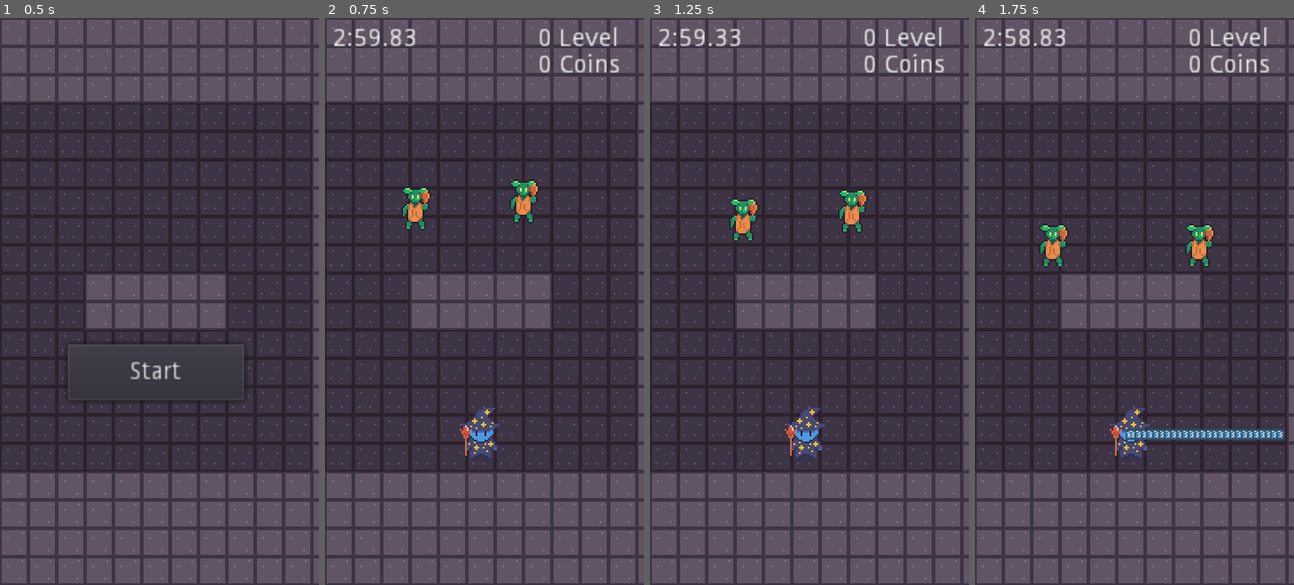
Above: before the commit, frames 1-4 (left to right).
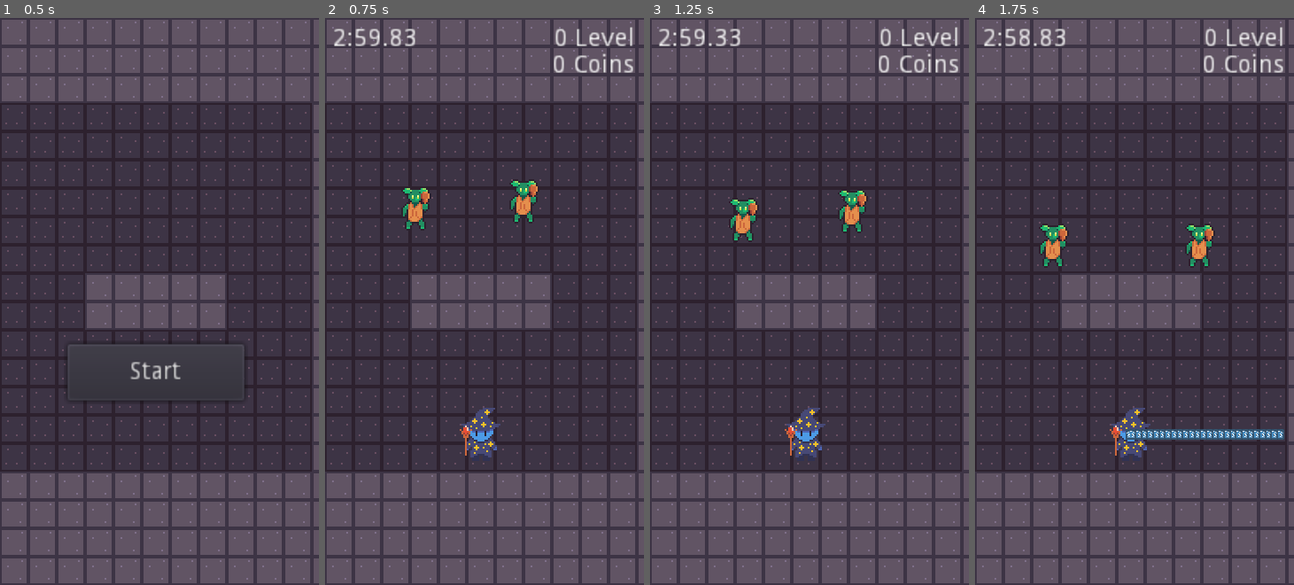
Above: after the commit, the same moments.

Repository: htxdfh/InfGamingSpil
Game: Godot game, scene res://Opening Interface.tscn
Same seed, same stepped clock (60 frames per second), same inputs: the game is played once before the commit and once after it.
Inputs:
- Up to frame 1 (0.5 s): no input
- Up to frame 2 (0.75 s): click "Start" at 0.5 s
- Up to frame 3 (1.25 s): no input
- Up to frame 4 (1.75 s): hold Right (shoot_right) from 1.28 s (still down)

Frame 1 is identical in both runs. In frame 2, 0.9% of the frame differs, in the area x 67-97%, y 1-10%; in frame 3, 0.9%; in frame 4, 0.9%.

Commit message:
level/coin text fix

Diff:
--- a/Coin/Coins Text.tscn
+++ b/Coin/Coins Text.tscn
@@ -3,10 +3,11 @@
 [ext_resource path="res://World/CoinsLabel.gd" type="Script" id=1]
 
 [node name="Coins Text" type="Label"]
-margin_left = 120.0
+margin_left = 115.0
 margin_top = 20.0
-margin_right = 180.0
+margin_right = 175.0
 margin_bottom = 34.0
+align = 2
 script = ExtResource( 1 )
 __meta__ = {
 "_edit_use_anchors_": false
--- a/World/Level Text.tscn
+++ b/World/Level Text.tscn
@@ -3,10 +3,11 @@
 [ext_resource path="res://World/Level Text.gd" type="Script" id=1]
 
 [node name="Level Text" type="Label"]
-margin_left = 120.0
+margin_left = 115.0
 margin_top = 5.0
-margin_right = 180.0
+margin_right = 175.0
 margin_bottom = 19.0
+align = 2
 script = ExtResource( 1 )
 __meta__ = {
 "_edit_use_anchors_": false
